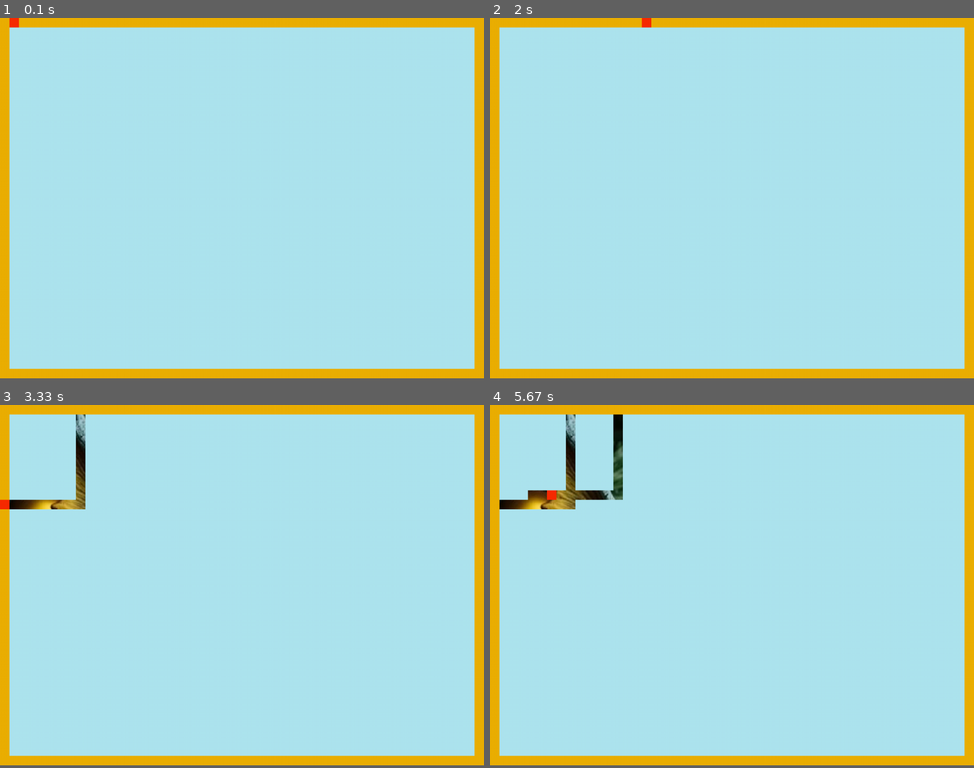
Above: before the commit, frames 1-4 (two rows, left to right).
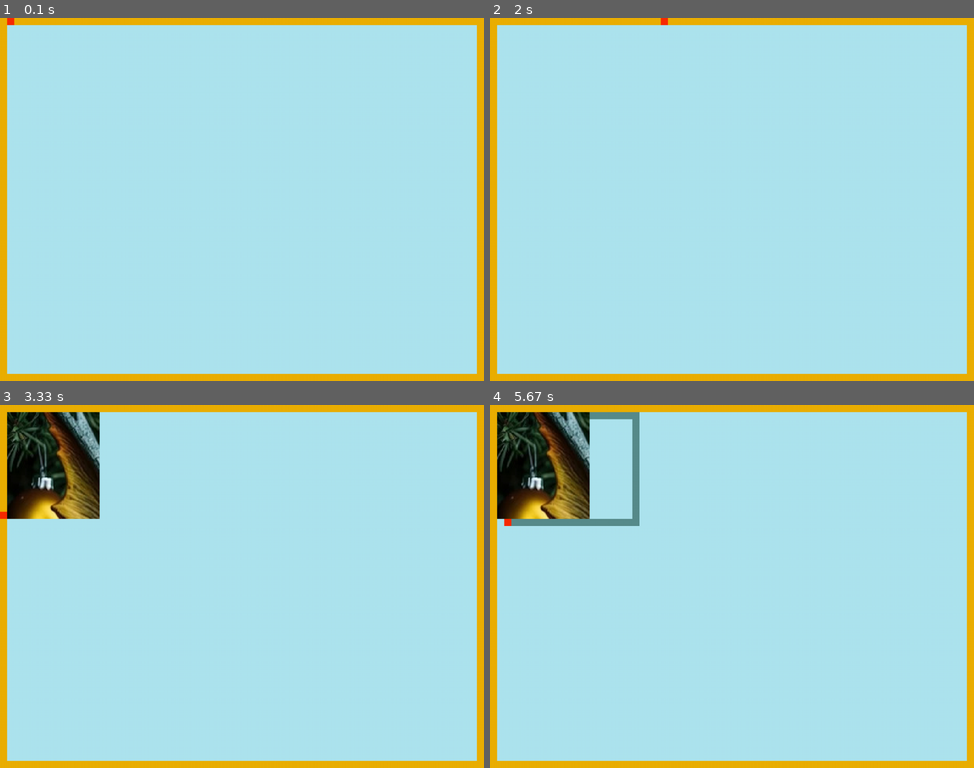
Above: after the commit, the same moments.

Repository: adm-academic/Python_Pygame_Xonix_HNY2024
Game: pygame game, started from attempt1.py
The game is run twice, just before and just after one commit, with the same random seed, the same clock (stepped at 60 frames per second) and the same inputs.
Inputs:
- Up to frame 1 (0.1 s): no input
- Up to frame 2 (2 s): hold Right 0.33-0.8 s; hold Up 0.83-1.3 s; hold Right 1.33-1.8 s; hold Left from 1.83 s (still down)
- Up to frame 3 (3.33 s): release Left at 2.37 s; hold Down 2.4-2.87 s; hold Left from 2.9 s (still down)
- Up to frame 4 (5.67 s): release Left at 3.37 s; hold Up 3.4-3.87 s; hold Right 3.9-4.53 s; hold Down 4.57-5.03 s; hold Left 5.07-5.53 s; hold Right from 5.57 s (still down)
In our replay, the window is 900x670 before the commit and 900x675 after it. These sizes can differ from the game's own. Grey fills any space a smaller window leaves; there, only what the larger window draws over its background counts as a difference.

The runs differ from the first frame. In frame 1, 3.2% of the frame differs, in the area x 1-99%, y 0-99%; in frame 2, 3.3%; in frame 3, 7.8%; in frame 4, 9.2%, in the area x 1-99%, y 1-99%.

Commit message:
Приступаю к рефакторингу.

Diff:
--- a/attempt1.py
+++ b/attempt1.py
@@ -1,9 +1,12 @@
 import pygame
 import random
 from os import path
-
-
-SPRITE_SIZE = 20
+import inspect
+
+import sys
+sys.setrecursionlimit(5000)
+
+SPRITE_SIZE = 15
 WIDTH = 1024 # константа ширины окна игры
 HEIGHT = 768 # константа высоты окна игры
 FPS = 60 # константа частоты обновления кадров игры
@@ -30,6 +33,7 @@
 image_border    = pygame.image.load("border.png").convert()
 image_snow      = pygame.image.load("snow.png").convert()
 image_snow_crushed = pygame.image.load("snow_crushed.png").convert()
+image_snow_old  = pygame.image.load("snow_old.png").convert()
 image_ded_moroz = pygame.image.load("ded_moroz.png").convert()
 image_hidden    = pygame.image.load("drakon3.jpg").convert()
 image_hidden    = pygame.transform.scale(image_hidden, (WIDTH, HEIGHT))
@@ -54,26 +58,6 @@
 
     def update(self): # метод обновляющий спрайт в соответсвии с игровой логикой
         pass
-
-class DedMoroz(pygame.sprite.Sprite): # Класс спрайта "Дед Мороз"
-    def __init__(self): # констуктор
-        pygame.sprite.Sprite.__init__(self)
-        self.image = pygame.transform.scale(image_ded_moroz, (SPRITE_SIZE, SPRITE_SIZE))  # ресайз картинки
-        # self.image.set_colorkey(BLACK)  # установка прозрачного цвета спрайта
-        self.rect = self.image.get_rect()  # получим прямоугольник для спрайта
-        self.rect.x = 20  # изменим прямоугольник, это изменит и позицию
-        self.rect.y = 0    # изменим прямоугольник, это изменит и позицию
-        pass
-
-    def update(self): # метод обновляющий спрайт в соответсвии с игровой логикой
-        if self.rect.right > WIDTH: # ограничиваем выход за пределы экрана
-            self.rect.right = WIDTH #
-        if self.rect.left < 0: # ограничиваем выход за пределы экрана
-            self.rect.left = 0 #
-        if self.rect.bottom > HEIGHT:
-            self.rect.bottom = HEIGHT
-        if self.rect.top < 0 :
-            self.rect.top = 0
 
 class Snow(pygame.sprite.Sprite): # Класс спрайта "Снег"
     def __init__(self, yy, xx ): # констуктор
@@ -85,13 +69,214 @@
         self.rect.y = yy  # изменим прямоугольник , это изменит и позицию
         self.crushed = False # флаг примятого снега, нужен для заливки областей
         pass
+        self.logic_color = "" # логический цвет для заполнения и определения областей
+        pass
 
     def update(self): # метод обновляющий спрайт в соответсвии с игровой логикой
         if self.crushed:
             self.image = pygame.transform.scale(image_snow_crushed, (SPRITE_SIZE, SPRITE_SIZE))  # ресайз картинки
-            # self.image.set_colorkey(BLACK)  # установка прозрачного цвета спрайта
         else:
             self.image = pygame.transform.scale(image_snow, (SPRITE_SIZE, SPRITE_SIZE))  # ресайз картинки
+
+
+
+class DedMoroz(pygame.sprite.Sprite): # Класс спрайта "Дед Мороз"
+    MOVE_STOP  = 0
+    MOVE_DOWN  = 1
+    MOVE_RIGHT = 2
+    MOVE_UP    = 3
+    MOVE_LEFT  = 4
+    def __init__(self): # констуктор
+        pygame.sprite.Sprite.__init__(self)
+        self.image = pygame.transform.scale(image_ded_moroz, (SPRITE_SIZE, SPRITE_SIZE))  # ресайз картинки
+        # self.image.set_colorkey(BLACK)  # установка прозрачного цвета спрайта
+        self.rect = self.image.get_rect()  # получим прямоугольник для спрайта
+        self.rect.x = SPRITE_SIZE  # изменим прямоугольник, это изменит и позицию
+        self.rect.y = 0  # изменим прямоугольник, это изменит и позицию
+        self.old_rect = self.rect.copy()
+        pass
+        self.keyboard_timer = pygame.time.get_ticks()  # сохраним временную засечку для управления дедом морозом
+        self.keyboard_timer_delay = 5  # задержка для деда мороза в миллисекундах
+        pass
+        self.speed_timer = pygame.time.get_ticks()  # сохраним временную засечку для скорости перемещения деда мороза
+        self.speed_delay = 20
+        pass
+        self.move_direction = self.MOVE_STOP
+        pass
+        self.logic_colors_counts = { "green":0,  "red":0 }
+
+    def coordinates_adjustment(self): # корректирует координаты предотвращая выход за границы игрового поля
+        # ----- обрабатываем выход спрайта за границы экрана
+        if self.rect.right > WIDTH:  # ограничиваем выход за пределы экрана
+            self.rect.right = WIDTH  #
+        if self.rect.left < 0:  # ограничиваем выход за пределы экрана
+            self.rect.left = 0  #
+        if self.rect.bottom > HEIGHT:  # ограничиваем выход за пределы экрана
+            self.rect.bottom = HEIGHT
+        if self.rect.top < 0:  # ограничиваем выход за пределы экрана
+            self.rect.top = 0
+
+    def update(self): # метод обновляющий спрайт в соответсвии с игровой логикой
+        self.coordinates_adjustment()
+
+    def rect_located_on_border(self,rect):# возвращает истину если прямоугольник расположен на границе
+        if rect.x<=0 or \
+           rect.y<=0 or \
+           rect.right >= WIDTH-1 or \
+           rect.bottom >= HEIGHT-1:
+            return True
+        else:
+            return False
+
+    def located_on_border(self): # возвращает истину если дед мороз расположен на границе
+         return self.rect_located_on_border(self.rect)
+
+
+    def move_auto(self): # метод перемещающий дед мороза по экрану
+        if pygame.time.get_ticks() - self.speed_timer > self.speed_delay:  # делает если прошло время задержки
+            if self.move_direction == self.MOVE_DOWN:
+                self.old_rect = self.rect.copy()
+                self.rect.y += SPRITE_SIZE
+                self.process_colliions()
+            elif self.move_direction == self.MOVE_RIGHT:
+                self.old_rect = self.rect.copy()
+                self.rect.x += SPRITE_SIZE
+                self.process_colliions()
+            elif self.move_direction == self.MOVE_UP:
+                self.old_rect = self.rect.copy()
+                self.rect.y -= SPRITE_SIZE
+                self.process_colliions()
+            elif self.move_direction == self.MOVE_LEFT:
+                self.old_rect = self.rect.copy()
+                self.rect.x -= SPRITE_SIZE
+                self.process_colliions()
+            elif self.move_direction == self.MOVE_STOP:
+                self.old_rect = self.rect.copy()
+            else:
+                self.old_rect = self.rect
+            self.speed_timer = pygame.time.get_ticks()
+
+
+    def keyboard_processing(self): # метод, осущестляющий движение спрайта от нажатий на клавиатуру
+        # обрабатываем клавиши с залипанием
+        keys = pygame.key.get_pressed()
+        if pygame.time.get_ticks() - self.keyboard_timer > self.keyboard_timer_delay:# делает если прошло время задержки
+            if self.located_on_border():
+                if keys[pygame.K_KP2] or keys[pygame.K_DOWN] or keys[pygame.K_s]:
+                    self.move_direction = self.MOVE_DOWN
+                elif keys[pygame.K_KP6] or keys[pygame.K_RIGHT] or keys[pygame.K_d]:
+                    self.move_direction = self.MOVE_RIGHT
+                elif keys[pygame.K_KP8] or keys[pygame.K_UP] or keys[pygame.K_w]:
+                    self.move_direction = self.MOVE_UP
+                elif keys[pygame.K_KP4] or keys[pygame.K_LEFT] or keys[pygame.K_a]:
+                    self.move_direction = self.MOVE_LEFT
+                else:
+                    if self.located_on_border(): # на границах экрана возможен останов деда мороза
+                        self.move_direction = self.MOVE_STOP
+            else:
+                if (keys[pygame.K_KP2] or keys[pygame.K_DOWN] or keys[pygame.K_s]) and \
+                    self.move_direction!=self.MOVE_UP:
+                    self.move_direction = self.MOVE_DOWN
+                elif (keys[pygame.K_KP6] or keys[pygame.K_RIGHT] or keys[pygame.K_d]) and \
+                        self.move_direction!=self.MOVE_LEFT:
+                    self.move_direction = self.MOVE_RIGHT
+                elif (keys[pygame.K_KP8] or keys[pygame.K_UP] or keys[pygame.K_w]) and \
+                        self.move_direction!=self.MOVE_DOWN:
+                    self.move_direction = self.MOVE_UP
+                elif (keys[pygame.K_KP4] or keys[pygame.K_LEFT] or keys[pygame.K_a]) and \
+                        self.move_direction!=self.MOVE_RIGHT:
+                    self.move_direction = self.MOVE_LEFT
+            self.keyboard_timer = pygame.time.get_ticks()  # сохраним временную засечку для управления дедом морозом
+            pass
+
+    def process_colliions(self): # обрабатываем коллизии деда мороза
+        self.update()
+        # ----- вычислим индекс старого и нового положений деда мороза в матрице спрайтов
+        iXOn = self.old_rect.x // SPRITE_SIZE
+        iYOn = self.old_rect.y // SPRITE_SIZE
+        iXNn = self.rect.x // SPRITE_SIZE
+        iYNn = self.rect.y // SPRITE_SIZE
+        # ----- вычислим момент возвращения деда мороза на границу
+        if ( not self.rect_located_on_border(self.old_rect) ) and \
+           ( self.rect_located_on_border(self.rect) ):
+            self.process_hide_snow_sprites() # запустим метод гашения участка спрайтов
+        # ----- вычислим момент выхода деда мороза со снега на открытую поверхность
+        print("&&&&&&&&",len(sprites_matrix), len(sprites_matrix[0]) )
+        print("%%%%%%%%",[self.old_rect.y,self.old_rect.x], [self.rect.y,self.rect.x] )
+        print("@@@@@@@@",[iYOn,iXOn],[iYNn,iXNn])
+        if ( sprites_matrix[iYOn][iXOn] != None ) and \
+           ( sprites_matrix[iYNn][iXNn] == None ):
+            self.process_hide_snow_sprites() # запустим метод гашения участка спрайтов
+        # обрабатываем коллизии деда мороза со снегом для обеспечения работы со следом
+        hits = pygame.sprite.spritecollide(sprite_ded_moroz, snow_sprites, False)
+        for hit in hits:
+            if (hit.crushed==False): # дед мороз попал на чистый снег
+                hit.crushed = True # помечаем снег как примятый
+                crushed_sprites.add(hit) # ...
+            else: # дед мороз попал на примятый снег, на свой след
+                print("ОПС! СТОЛКНОВЕНИЕ СО СЛЕДОМ! ПЕРЕЗАПУСК УРОВНЯ!")
+                exit()
+
+    def clear_colors(self):
+        self.logic_colors_counts = {"green": 0, "red": 0}
+        for iy in range(1, MATRIX_HEIGHT - 1):
+            for ix in range(1, MATRIX_WIDTH - 1):
+                if isinstance( sprites_matrix[iy][ix] , Snow ):
+                    sprites_matrix[iy][ix].logic_color = ""
+
+
+    def process_hide_snow_sprites(self): # обрабатываем скрытие зон спрайтов на поле
+        begin_cell_1, begin_cell_2 = self.determine_begin_fill_cells()
+        print("!!!!!!!!!!!!!!! ", begin_cell_1, begin_cell_2 )
+        self.floodfill_sprites_zone( begin_cell_1[0], begin_cell_1[1], "green"  )
+        self.floodfill_sprites_zone(begin_cell_2[0], begin_cell_2[1],  "red" )
+        print("############", self.logic_colors_counts )
+        if self.logic_colors_counts["green"] < self.logic_colors_counts["red"]:
+            clear_color = "green"
+        else:
+            clear_color = "red"
+        print("clear_color = ",clear_color)
+        for iy in range(1, MATRIX_HEIGHT - 1):
+            for ix in range(1, MATRIX_WIDTH - 1):
+                if isinstance( sprites_matrix[iy][ix] , Snow ):
+                    if ( sprites_matrix[iy][ix].logic_color == clear_color ) or \
+                       ( sprites_matrix[iy][ix].crushed == True ):
+                        sprites_matrix[iy][ix].kill()
+                        sprites_matrix[iy][ix]=None
+                    else:
+                        sprites_matrix[iy][ix].logic_color = ""
+        pass
+        self.clear_colors()
+        pass
+
+    def floodfill_sprites_zone(self, begin_y , begin_x,  logic_color  ):# возвращает количество заполненых ячеек
+        if not isinstance( sprites_matrix[begin_y][begin_x] , Snow ) :
+            return
+        if sprites_matrix[begin_y][begin_x].crushed == True:
+            return
+        if sprites_matrix[begin_y][begin_x].logic_color !="":
+            return
+        sprites_matrix[begin_y][begin_x].logic_color = logic_color
+        self.logic_colors_counts[logic_color] += 1
+        pass
+        self.floodfill_sprites_zone( begin_y, begin_x-1, logic_color )
+        self.floodfill_sprites_zone( begin_y, begin_x+1, logic_color )
+        self.floodfill_sprites_zone( begin_y-1, begin_x, logic_color )
+        self.floodfill_sprites_zone( begin_y+1, begin_x, logic_color )
+        pass
+
+    def determine_begin_fill_cells(self): # возвращает координаты (Y, X) в матрице двух ячеек по разные стороны от "следа"
+        iXOn = self.old_rect.x // SPRITE_SIZE
+        iYOn = self.old_rect.y // SPRITE_SIZE
+        begin_cells = [None] * 2
+        if ( self.old_rect.y != self.rect.y ):
+            begin_cells[0] = ( iYOn, iXOn -1 )
+            begin_cells[1] = ( iYOn, iXOn+1  )
+        elif (self.old_rect.x != self.rect.x ):
+            begin_cells[0] = ( iYOn-1, iXOn  )
+            begin_cells[1] = ( iYOn+1, iXOn  )
+        return  begin_cells
+
 
 def matrix_index_of( sprites_matrix_var, sprite ): # реализация функции index_of для матриц спрайтов
     y_idx = -1
@@ -106,7 +291,7 @@
     return (y_idx,x_idx)
 
 
-#----------------------------------------------------------------------------------------
+#===================================================================================
 # инициализация спрайтов #
 # инициализация матрицы спрайтов
 # ....................................................................
@@ -116,7 +301,7 @@
 for y in range( MATRIX_HEIGHT ):
     sprites_matrix.append( [] )
     for x in range( MATRIX_WIDTH ):
-        sprites_matrix[y].append( 1 )
+        sprites_matrix[y].append( pygame.sprite.Sprite() )
 # ....................................................................
 
 # Создаём общую коллекцию спрайтов
@@ -155,23 +340,24 @@
 # создадим спрайты снега и поместим их в матрицу и в коллекции
 # ....................................................................
 snow_sprites = pygame.sprite.Group()
-for y in range(1,MATRIX_HEIGHT-1):
-    for x in range(1,MATRIX_WIDTH-1):
-        sp = Snow( SPRITE_SIZE*y, SPRITE_SIZE*x )
-        sprites_matrix[y][x] = sp
+for iy in range(1,MATRIX_HEIGHT-1):
+    for ix in range(1,MATRIX_WIDTH-1):
+        sp = Snow( SPRITE_SIZE*iy, SPRITE_SIZE*ix )
+        sprites_matrix[iy][ix] = sp
         snow_sprites.add(sp)
         all_sprites.add(sp)
 # ....................................................................
+
+crushed_sprites = pygame.sprite.Group()
+old_sprites     = pygame.sprite.Group()
 
 # создадим спрайт деда мороза
 sprite_ded_moroz = DedMoroz()
 all_sprites.add(sprite_ded_moroz)
-#----------------------------------------------------------------------------------------
+#===================================================================================
 
 # ???????????????????????????????????
 flip_image_hidden = False
-keyboard_timer_ded_moroz = pygame.time.get_ticks()  # сохраним временную засечку для управления дедом морозом
-keyboard_timer_ded_moroz_delay = 40 # задержка для деда мороза в миллисекундах
 # ???????????????????????????????????
 
 # главный цикл
@@ -185,26 +371,11 @@
         if event.type == pygame.KEYDOWN and event.key == pygame.K_f:
             flip_image_hidden = not flip_image_hidden
 
-    # обрабатываем клавиши с залипанием
-    keys = pygame.key.get_pressed()
-    if pygame.time.get_ticks() - keyboard_timer_ded_moroz > keyboard_timer_ded_moroz_delay:  # делает если прошло время задержки
-        if   keys[pygame.K_KP2] or keys[pygame.K_DOWN]  or keys[pygame.K_s]:
-            sprite_ded_moroz.rect.y += SPRITE_SIZE
-        elif keys[pygame.K_KP6] or keys[pygame.K_RIGHT] or keys[pygame.K_d]:
-            sprite_ded_moroz.rect.x += SPRITE_SIZE
-        elif keys[pygame.K_KP8] or keys[pygame.K_UP]    or keys[pygame.K_w]:
-            sprite_ded_moroz.rect.y -= SPRITE_SIZE
-        elif keys[pygame.K_KP4] or keys[pygame.K_LEFT]  or keys[pygame.K_a]:
-            sprite_ded_moroz.rect.x -= SPRITE_SIZE
-        keyboard_timer_ded_moroz = pygame.time.get_ticks()  # сохраним временную засечку для управления дедом морозом
+    sprite_ded_moroz.keyboard_processing() # обрабатываем ввод для деда мороза
+    sprite_ded_moroz.move_auto() # перемещает деда мороза по экрану
 
     all_sprites.update()  # вызовем методы update для всех спрайтов в коллекции
 
-    # получаем список коллизий
-    hits = pygame.sprite.spritecollide(sprite_ded_moroz, snow_sprites, False )
-    for hit in hits:
-        hit.crushed = True # помечаем снег как примятый
-        hit.kill()
 
     # Рендеринг сцены #
     screen.fill(BLACK)  # заполняем всё окно чёрным
